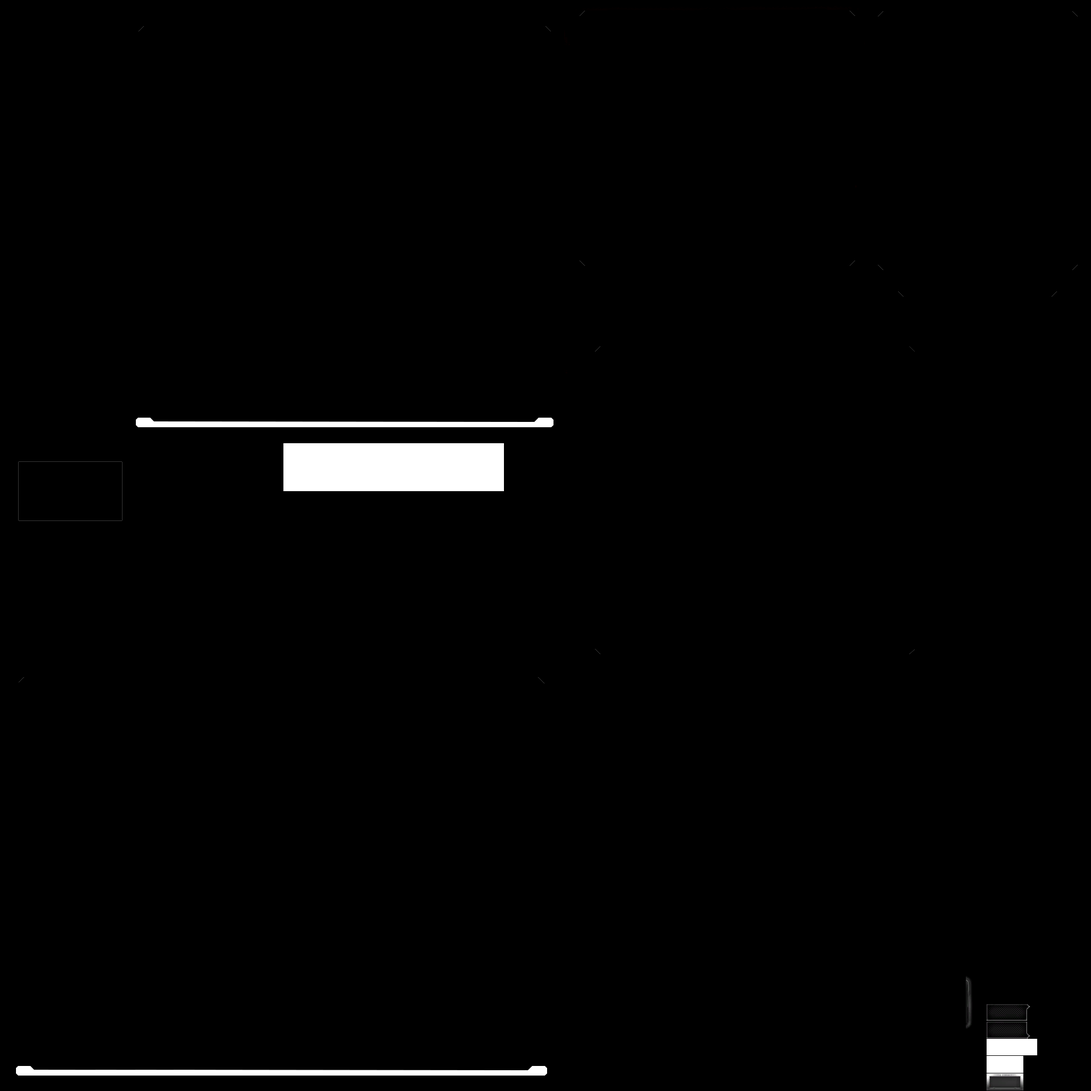
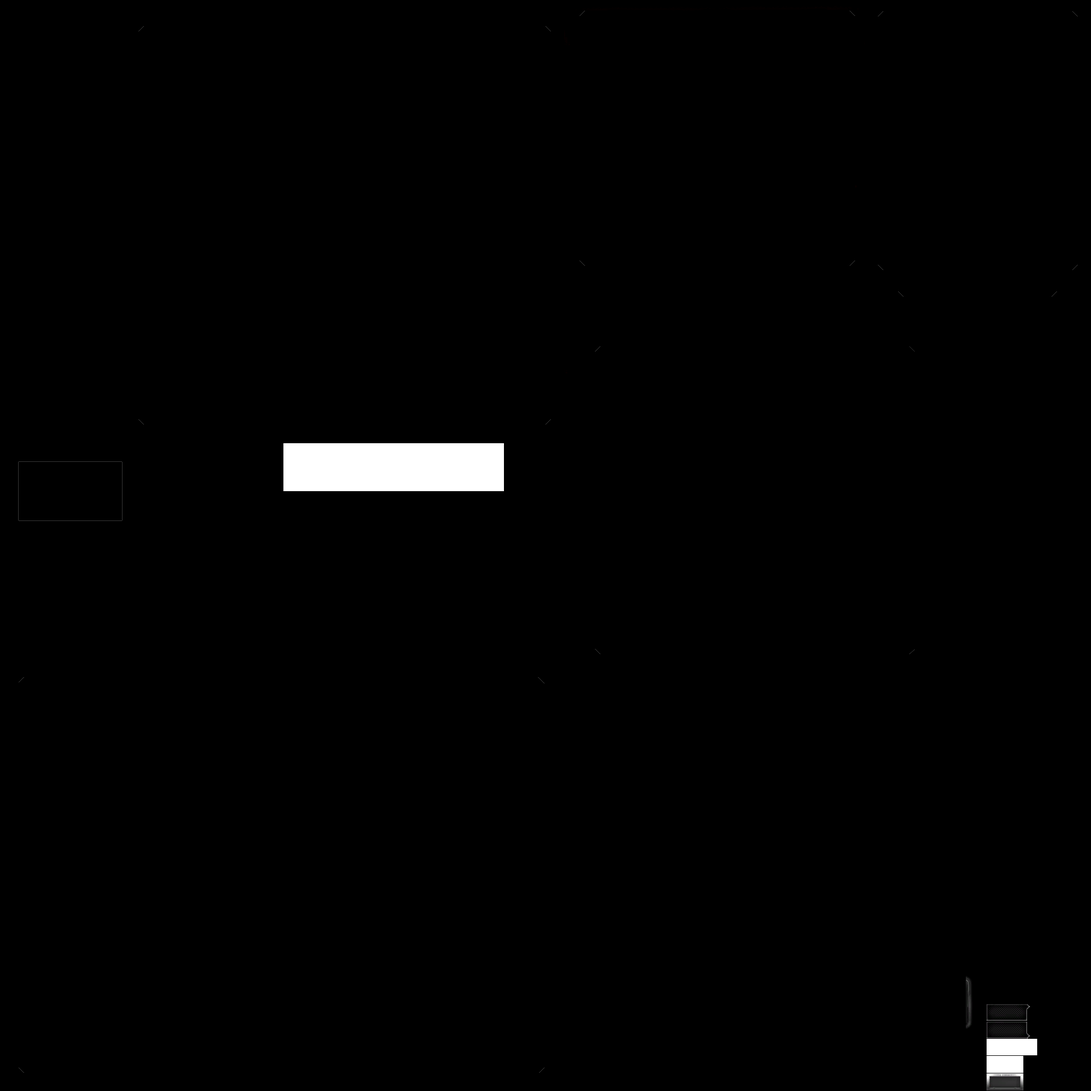
Before/after of a 1091x1091 layered artwork. What changed in the layer stack:
removed group "Menu Screen" (3 layers) over [135, 417, 554, 428]
removed layer "Bottom Bar Lights" (1st of 2, in "Menu Screen") from group "Menu Screen" over [137, 419, 552, 427]
removed layer "Bottom Bar" (1st of 2, in "Menu Screen") from group "Menu Screen" over [135, 417, 554, 428]
added group "Windows" with 6 layers above "Boxes" over [18, 417, 554, 1074]
renamed "Window" to "Lobby Screen", moved it into group "Windows" over [18, 1066, 545, 1074]
renamed "Window" to "Menu Screen", moved it into group "Windows" over [138, 417, 552, 425]
removed group "Lobby Screen" (3 layers) over [15, 1066, 548, 1077]
removed layer "Bottom Bar Lights" (2nd of 2, in "Lobby Screen") from group "Lobby Screen" over [17, 1068, 545, 1075]
removed layer "Bottom Bar" (2nd of 2, in "Lobby Screen") from group "Lobby Screen" over [15, 1066, 548, 1077]
